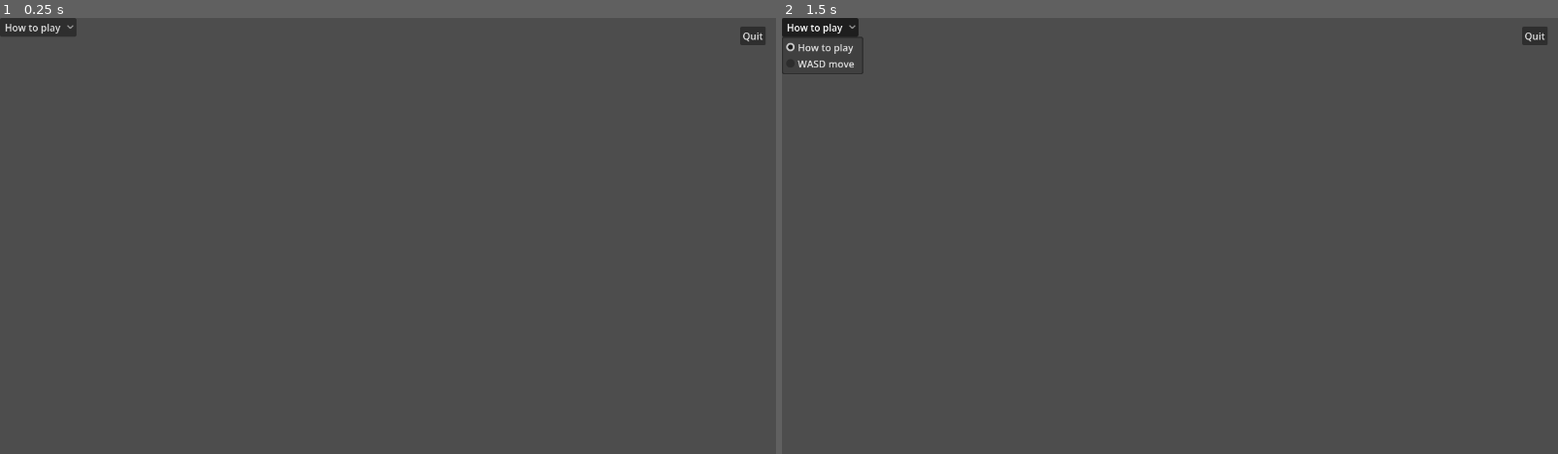
Above: before the commit, frames 1-2 (left to right).
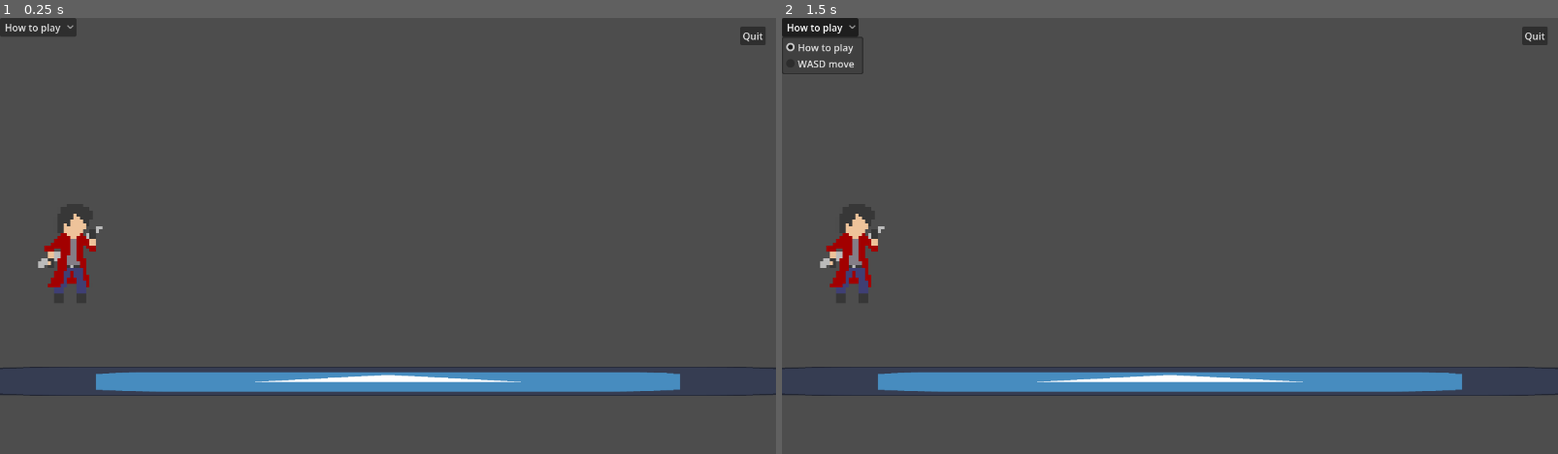
Above: after the commit, the same moments.

Repository: DinoStarBros/MMFightingGame
Game: Godot game, scene res://Screens/training_room/training_room.tscn
The game is run twice, just before and just after one commit, with the same random seed, the same clock (stepped at 60 frames per second) and the same inputs. The engine's default icon, where the game draws it, is replaced by a stand-in: a white triangle on a blue panel in a dark square.
Inputs:
- Up to frame 1 (0.25 s): no input
- Up to frame 2 (1.5 s): click "How to play" at 0.5 s

The runs differ from the first frame. In frame 1, 4.7% of the frame differs, in the area x 0-100%, y 44-87%; in frame 2, 4.7%.

Commit message:
Add JohnFight character, animations, and ground
Introduce a CharacterAnim class and a JohnFight animation subtree with many sprite assets and import metadata (including a credit file). Add a Character base class and a JohnFight CharacterBody2D scene/script (simple move_and_slide placeholder). Add a Ground scene and script. Update training_room.tscn to instance the Ground and JohnFight scenes, move UI into a CanvasLayer and adjust button offsets. Also disable some GDScript unused-variable/parameter/signal warnings in project.godot. Many sprite PNGs and their .import files were added for the JohnFight animations.

Diff:
--- /dev/null
+++ b/CharacterAnims/CharacterAnimsClass.gd
@@ -0,0 +1,6 @@
+extends Node2D
+## I've made it so that the animations of the character
+## is its own scene different from the base character scene itself.
+## Just so that I don't have to stare at a cluttered ass scene tree
+## And for convenience
+class_name CharacterAnim
--- /dev/null
+++ b/CharacterAnims/JohnFight/john_fight_anims.gd
@@ -0,0 +1 @@
+extends CharacterAnim
--- /dev/null
+++ b/CharacterAnims/JohnFight/john_fight_anims.tscn
@@ -0,0 +1,13 @@
+[gd_scene format=3 uid="uid://idc0d4kye7qi"]
+
+[ext_resource type="Script" uid="uid://bx32navn8v4eu" path="res://CharacterAnims/JohnFight/john_fight_anims.gd" id="1_2mi20"]
+[ext_resource type="Texture2D" uid="uid://cwnmwnse0gw42" path="res://CharacterAnims/JohnFight/JohnFightSprites/GroundCombo1.png" id="2_m2yew"]
+
+[node name="JohnFightAnims" type="Node2D" unique_id=1228057302]
+script = ExtResource("1_2mi20")
+
+[node name="anim" type="AnimationPlayer" parent="." unique_id=233840107]
+
+[node name="GroundCombo1" type="Sprite2D" parent="." unique_id=1968570009]
+texture = ExtResource("2_m2yew")
+hframes = 8
--- /dev/null
+++ b/Characters/CharacterClass.gd
@@ -0,0 +1,2 @@
+extends CharacterBody2D
+class_name Character
--- /dev/null
+++ b/Characters/JohnFight/john_fight.gd
@@ -0,0 +1,5 @@
+extends Character
+class_name JohnFight
+
+func _physics_process(delta: float) -> void:
+	move_and_slide()
--- /dev/null
+++ b/Characters/JohnFight/john_fight.tscn
@@ -0,0 +1,18 @@
+[gd_scene format=3 uid="uid://cdxvfdhpxmj5b"]
+
+[ext_resource type="Script" uid="uid://d121p07cvbaga" path="res://Characters/JohnFight/john_fight.gd" id="1_17b07"]
+[ext_resource type="PackedScene" uid="uid://idc0d4kye7qi" path="res://CharacterAnims/JohnFight/john_fight_anims.tscn" id="2_fqhhd"]
+
+[sub_resource type="RectangleShape2D" id="RectangleShape2D_17b07"]
+size = Vector2(100, 180)
+
+[node name="JohnFight" type="CharacterBody2D" unique_id=1012419678]
+script = ExtResource("1_17b07")
+
+[node name="CollisionShape2D" type="CollisionShape2D" parent="." unique_id=1929916068]
+shape = SubResource("RectangleShape2D_17b07")
+debug_color = Color(0.7112961, 0.48489213, 0, 0)
+
+[node name="JohnFightAnims" parent="." unique_id=1228057302 instance=ExtResource("2_fqhhd")]
+position = Vector2(0, -46)
+scale = Vector2(5.3, 5.3)
--- /dev/null
+++ b/Scenes/ground/ground.gd
@@ -0,0 +1,2 @@
+extends StaticBody2D
+class_name Ground
--- /dev/null
+++ b/Scenes/ground/ground.tscn
@@ -0,0 +1,18 @@
+[gd_scene format=3 uid="uid://c1vvjrwtg8mjd"]
+
+[ext_resource type="Script" uid="uid://uddtra8rfgyg" path="res://Scenes/ground/ground.gd" id="1_i7l4e"]
+[ext_resource type="Texture2D" uid="uid://bffcqjowc7318" path="res://icon.svg" id="2_2iepo"]
+
+[sub_resource type="RectangleShape2D" id="RectangleShape2D_i7l4e"]
+size = Vector2(1400, 50)
+
+[node name="Ground" type="StaticBody2D" unique_id=548214944]
+script = ExtResource("1_i7l4e")
+
+[node name="Icon" type="Sprite2D" parent="." unique_id=1699606195]
+scale = Vector2(10.953125, 0.375)
+texture = ExtResource("2_2iepo")
+
+[node name="CollisionShape2D" type="CollisionShape2D" parent="." unique_id=1055758164]
+shape = SubResource("RectangleShape2D_i7l4e")
+debug_color = Color(0.6242104, 0.53290874, 7.70092e-07, 0.41960785)
--- a/Screens/training_room/training_room.tscn
+++ b/Screens/training_room/training_room.tscn
@@ -1,13 +1,20 @@
 [gd_scene format=3 uid="uid://djq2p3mu3u3s2"]
 
 [ext_resource type="Script" uid="uid://d0mc4kdtneakr" path="res://Screens/training_room/training_room.gd" id="1_2mw5h"]
+[ext_resource type="PackedScene" uid="uid://c1vvjrwtg8mjd" path="res://Scenes/ground/ground.tscn" id="2_n6oql"]
+[ext_resource type="PackedScene" uid="uid://cdxvfdhpxmj5b" path="res://Characters/JohnFight/john_fight.tscn" id="3_68gu7"]
 
 [node name="training_room" type="Node2D" unique_id=1879368795]
 script = ExtResource("1_2mw5h")
 
-[node name="h2p" type="OptionButton" parent="." unique_id=390048978]
-offset_right = 32.0
-offset_bottom = 20.0
+[node name="Ground" parent="." unique_id=548214944 instance=ExtResource("2_n6oql")]
+position = Vector2(640, 600)
+
+[node name="UIStuff" type="CanvasLayer" parent="." unique_id=1507901714]
+
+[node name="h2p" type="OptionButton" parent="UIStuff" unique_id=390048978]
+offset_right = 126.0
+offset_bottom = 31.0
 selected = 0
 item_count = 2
 popup/item_0/text = "How to play"
@@ -15,15 +22,20 @@
 popup/item_1/text = "WASD move"
 popup/item_1/id = 1
 
-[node name="quit" type="Button" parent="." unique_id=1536242906]
+[node name="quit" type="Button" parent="UIStuff" unique_id=1536242906]
 unique_name_in_owner = true
 anchors_preset = 1
 anchor_left = 1.0
 anchor_right = 1.0
-offset_left = 1221.0
+offset_left = -59.0
 offset_top = 14.0
-offset_right = 1263.0
+offset_right = -17.0
 offset_bottom = 45.0
 grow_horizontal = 0
 text = "Quit
 "
+
+[node name="Fighters" type="Node2D" parent="." unique_id=357628340]
+
+[node name="JohnFight" parent="Fighters" unique_id=1012419678 instance=ExtResource("3_68gu7")]
+position = Vector2(121, 390)
--- a/project.godot
+++ b/project.godot
@@ -19,6 +19,12 @@
 
 SceneManager="*uid://j20v4cg7v8m1"
 Global="*uid://ivtmt3hnoiib"
+
+[debug]
+
+gdscript/warnings/unused_variable=0
+gdscript/warnings/unused_parameter=0
+gdscript/warnings/unused_signal=0
 
 [display]
 
Not shown, added: CharacterAnims/CharacterAnimsClass.gd.uid
Not shown, added: CharacterAnims/JohnFight/JohnFightSprites/2WayShootGun1.png.import
Not shown, added: CharacterAnims/JohnFight/JohnFightSprites/2WayShootGun2.png.import
Binary file added: CharacterAnims/JohnFight/JohnFightSprites/AirCombo1.png
Not shown, added: CharacterAnims/JohnFight/JohnFightSprites/AirCombo1.png.import
Not shown, added: CharacterAnims/JohnFight/JohnFightSprites/AirCombo2.png.import
Not shown, added: CharacterAnims/JohnFight/JohnFightSprites/AirCombo3.png.import
Not shown, added: CharacterAnims/JohnFight/JohnFightSprites/AirShootGun1.png.import
Not shown, added: CharacterAnims/JohnFight/JohnFightSprites/AirShootGun2.png.import
Not shown, added: CharacterAnims/JohnFight/JohnFightSprites/Dash.png.import
Binary file added: CharacterAnims/JohnFight/JohnFightSprites/Die.png
Not shown, added: CharacterAnims/JohnFight/JohnFightSprites/Die.png.import
(and 23 more such lines)
